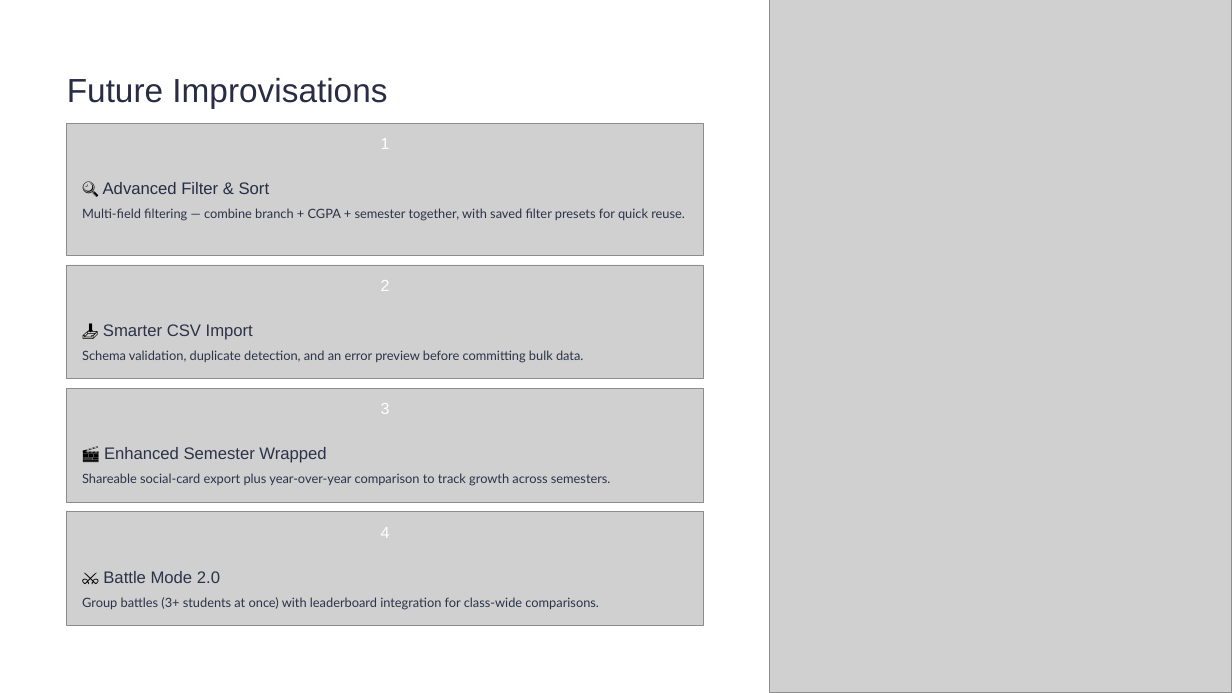
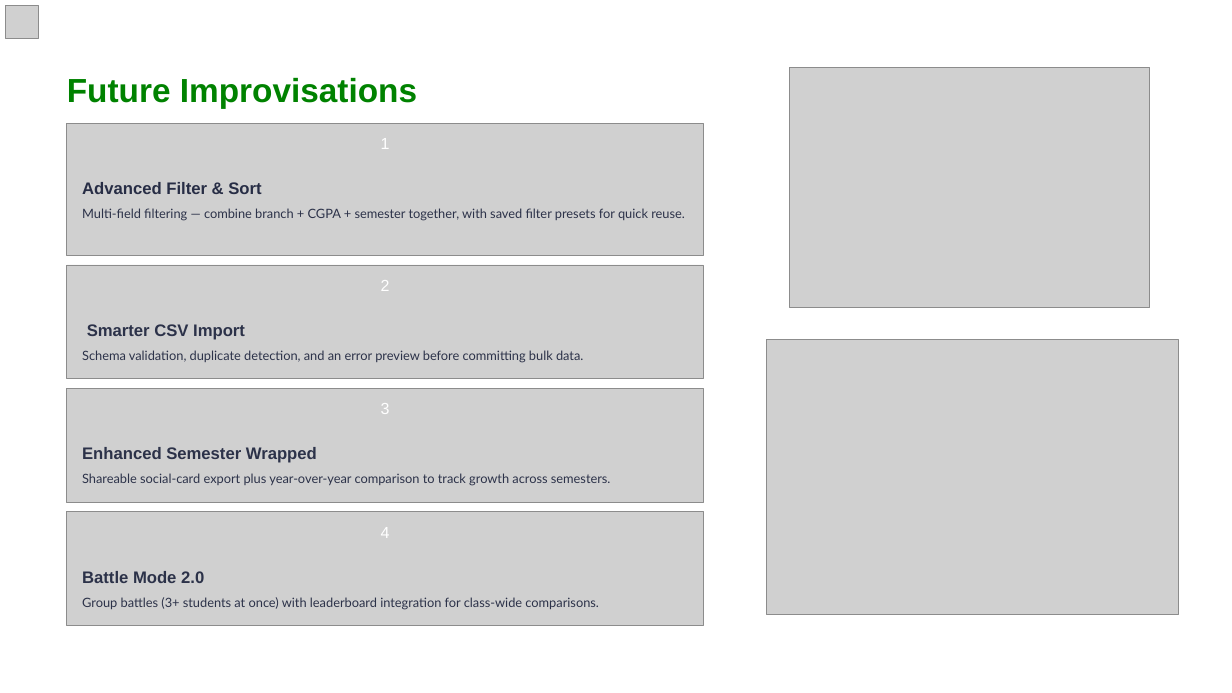
Before and after one commit to Pashvinder/Student-Profile-Management-System, a slide deck: slide 12 of files/Nodus.pptx. Drawn at 1232x693 pixels with LibreOffice and Linux fonts; fonts in the diff are those of the drawing; grey boxes stand for pictures; background and template pictures are left out. Boxes give left, top, right and bottom in pixels: in the first picture for what was removed or moved away, otherwise in the second. Text is boxed around its words. In the diff, an @@ line names an element or a change of style, - is before the commit and + after.

```diff
--- a/files/Nodus.pptx
+++ b/files/Nodus.pptx
@@ picture added at (6,6,39,39) @@
@@ picture removed at (770,0,1232,693) @@
@@ text "Future Improvisations" at (67,77,417,108): text colour #272D45 to #008200, bold on @@
@@ picture added at (789,67,1150,308) @@
@@ text at (82,182,261,194): text changed; bold on @@
-🔍 Advanced Filter & Sort
+Advanced Filter & Sort
@@ text at (87,324,245,340): text changed; bold on @@
-📥 Smarter CSV Import
+Smarter CSV Import
@@ picture added at (767,340,1178,615) @@
@@ text at (82,447,317,463): text changed; bold on @@
-🎬 Enhanced Semester Wrapped
+Enhanced Semester Wrapped
@@ text at (82,571,204,583): text changed; bold on @@
-⚔️ Battle Mode 2.0
+Battle Mode 2.0
```
Also in this commit, not shown: 13 other slides changed, 1 slide added, 1 slide removed, 4 other files.
